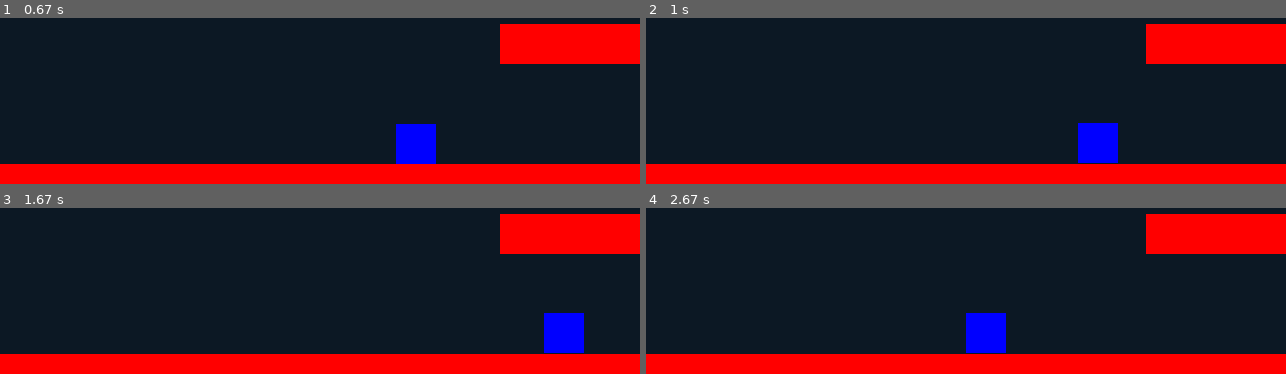
Above: before the commit, frames 1-4 (two rows, left to right).
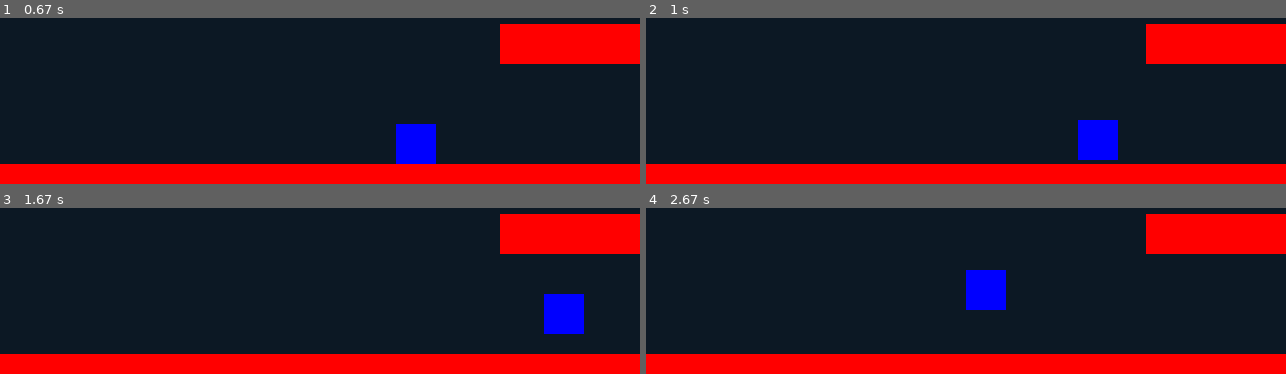
Above: after the commit, the same moments.

Repository: wumbodumbo123/Pygame-Platformer
Game: pygame game, started from main.py
Two runs of this game, one before a commit and one after it. Both use one fixed random seed, a clock stepped at 60 frames per second and the inputs below.
Inputs:
- Up to frame 1 (0.67 s): hold D from 0.33 s (still down)
- Up to frame 2 (1 s): release D at 0.8 s; hold W from 0.83 s (still down)
- Up to frame 3 (1.67 s): release W at 1.13 s; hold D 1.17-1.63 s
- Up to frame 4 (2.67 s): hold A 1.67-2.2 s; hold A 2.23-2.63 s

Frame 1 is identical in both runs. In frame 2, 0.2% of the frame differs, in the area x 67-74%, y 61-88%; in frame 3, 1.4%; in frame 4, 3.0%, in the area x 50-57%, y 37-88%.

Commit message:
Update main.py

Diff:
--- a/main.py
+++ b/main.py
@@ -1,9 +1,5 @@
 import pygame
 import sys
-
-import sys
-
-import pygame
 
 pygame.init()
 
@@ -36,26 +32,29 @@
 jumping = False
 Grav = 1
 JumpVel = 1
-gravityTrue = None
+gravityTrue = False
 
 
 def jump():
     global jumping
     if jumping:
-        player.velY -= player.speed * 0.25
-        for num in range(numBlocks):
-            if abs(RectValues[num].top - player.rect.bottom) < 10 and player.velY < 0:
-                jumping = False
+        player.velY -= player.speed * 0.1
+        pygame.time.set_timer(pygame.USEREVENT, 1000)
+        if pygame.USEREVENT:
+            jumping = False
 
 
 def gravity():
     global gravityTrue
     if gravityTrue:
-        player.velY += Grav
+        player.velY += Grav * 1
     for num in range(numBlocks):
-        if abs(RectValues[num].top - player.rect.bottom) < 10 and player.velY < 0:
-            gravityTrue = False
-            player.y = RectValues[num].y - PlY
+        if player.rect.colliderect(RectValues[num]):
+            if abs(RectValues[num].top - player.rect.bottom) < 10 and player.velY < 0:
+                gravityTrue = False
+                player.y = RectValues[num].y - PlY
+            if not abs(RectValues[num].top - player.rect.bottom) < 10 and player.velY < 0:
+                gravityTrue = True
 
 
 # player stuff
@@ -101,7 +100,8 @@
     if player.rect.left <= 0:
         player.x = 0
     if player.rect.bottom >= height:
-        player.y = height - PlY
+        player.y = RectValues[0].y - PlY
+        gravityTrue = False
     if player.rect.top <= 0:
         player.y = 0
 
@@ -113,8 +113,7 @@
             print(player.velY)
             if abs(RectValues[num].top - player.rect.bottom) < CollisionTolerance and player.velY < 0:
                 player.y = RectValues[num].y - PlY
-                jumping = False
-                player.velY = JumpVel
+
             if abs(RectValues[num].bottom - player.rect.top) < CollisionTolerance and player.velY > 0:
                 player.velY = 0
             if abs(RectValues[num].left - player.rect.right) < CollisionTolerance and player.velX > 0:
